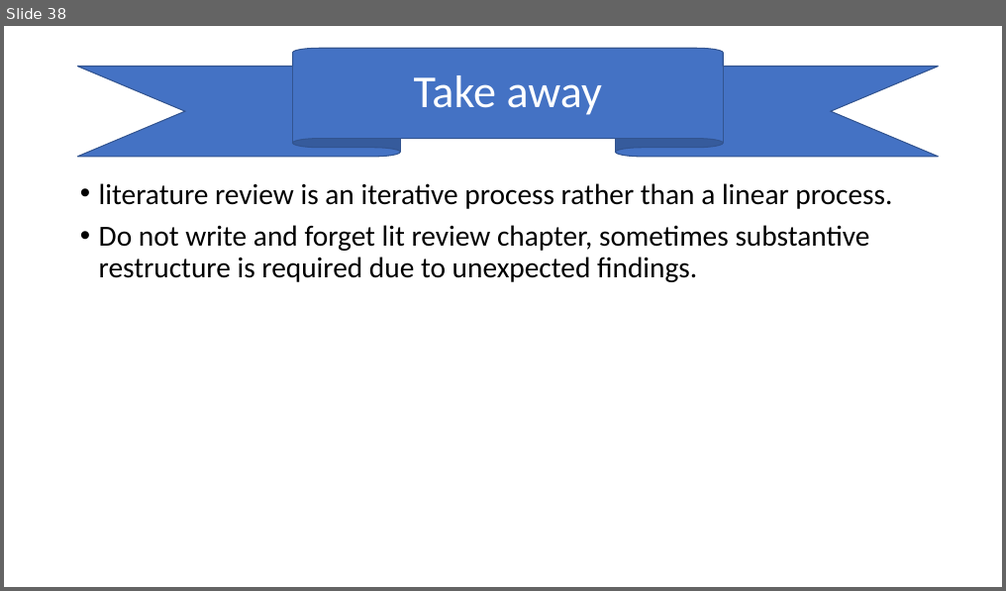
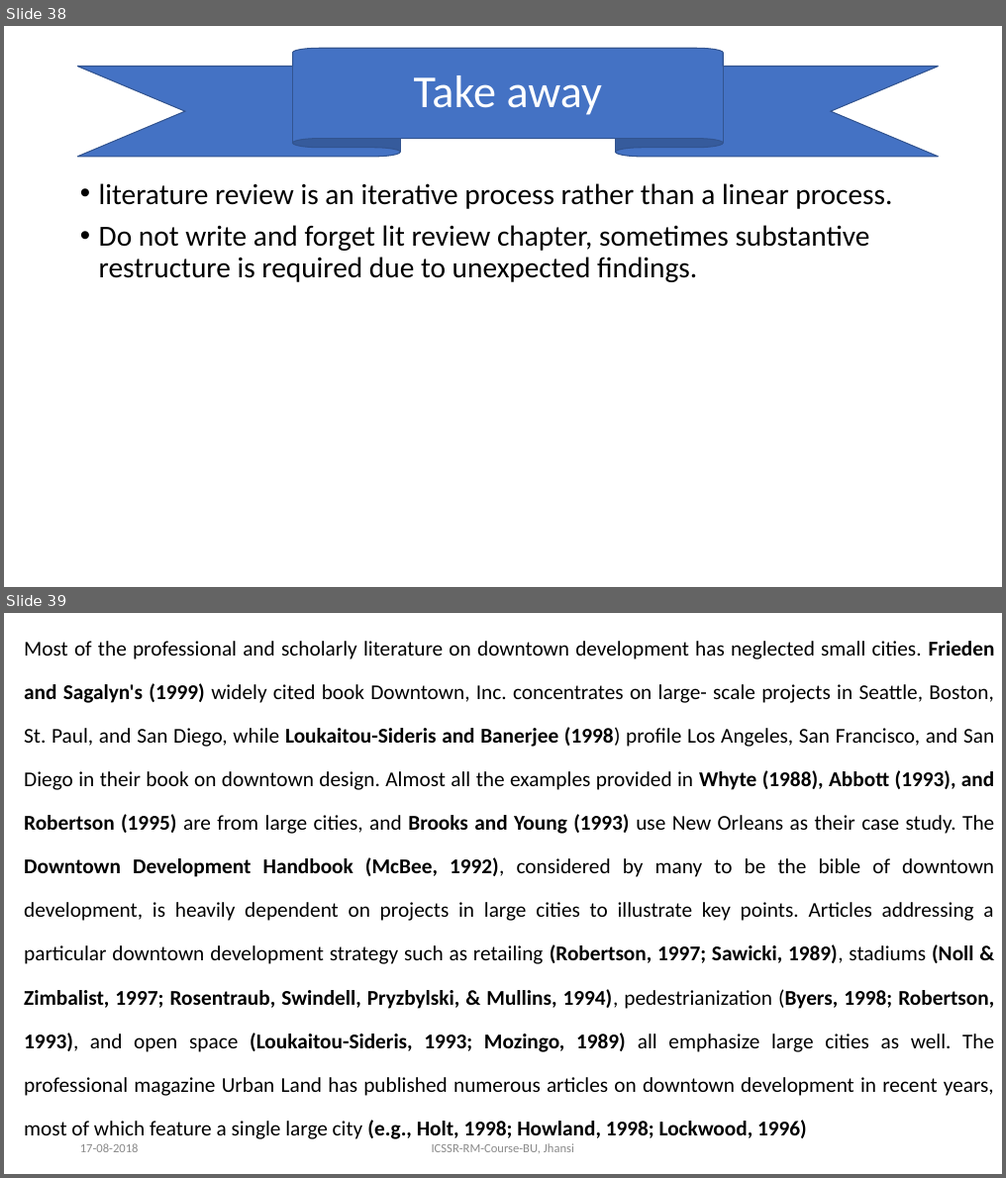
Before and after one commit to dlisbbau/mlis, a slide deck: Vinit-MLIS-104-01-Research Basics.pptx. Shown one above the other, each under a label of ours: slide 38 before the commit, slides 38 and 39 after it. The pictures are 1006x591 and 1006x1178 pixels, drawn with LibreOffice and Linux fonts; fonts in the diff are those of the drawing. Boxes give left, top, right and bottom in pixels: in the first picture for what was removed or moved away, otherwise in the second. Text is boxed around its words. In the diff, an @@ line names an element or a change of style, - is before the commit and + after.

```diff
--- a/Vinit-MLIS-104-01-Research Basics.pptx
+++ b/Vinit-MLIS-104-01-Research Basics.pptx
@@ slide 39 added at (4, 613, 1002, 1174), background #FFFFFF @@
@@ text added at (24, 641, 995, 1140), 35 pt, text #000000 @@
+Most of the professional and scholarly literature on downtown development has neglected small cities. Frieden and Sagalyn's (1999) widely cited book Downtown, Inc. concentrates on large- scale projects in Seattle, Boston, St. Paul, and San Diego, while Loukaitou-Sideris and Banerjee (1998) profile Los Angeles, San Francisco, and San Diego in their book on downtown design. Almost all the examples provided in Whyte (1988), Abbott (1993), and Robertson (1995) are from large cities, and Brooks and Young (1993) use New Orleans as their case study. The Downtown Development Handbook (McBee, 1992), considered by many to be the bible of downtown development, is heavily dependent on projects in large cities to illustrate key points. Articles addressing a particular downtown development strategy such as retailing (Robertson, 1997; Sawicki, 1989), stadiums (Noll & Zimbalist, 1997; Rosentraub, Swindell, Pryzbylski, & Mullins, 1994), pedestrianization (Byers, 1998; Robertson, 1993), and open space (Loukaitou-Sideris, 1993; Mozingo, 1989) all emphasize large cities as well. The professional magazine Urban Land has published numerous articles on downtown development in recent years, most of which feature a single large city (e.g., Holt, 1998; Howland, 1998; Lockwood, 1996)
@@ text added at (80, 1144, 139, 1153), 12 pt, text #8C8C8C @@
+17-08-2018
@@ text added at (432, 1144, 574, 1154), 12 pt, text #8C8C8C @@
+ICSSR-RM-Course-BU, Jhansi
```
Also in this commit, not shown: 1 slide changed, 3 other slides added, 1 other file.
